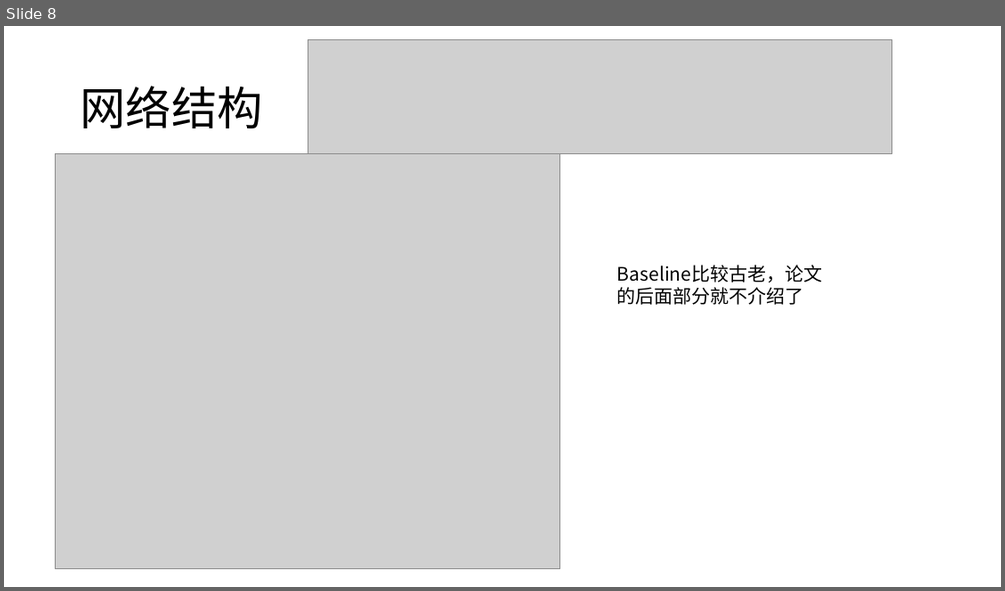
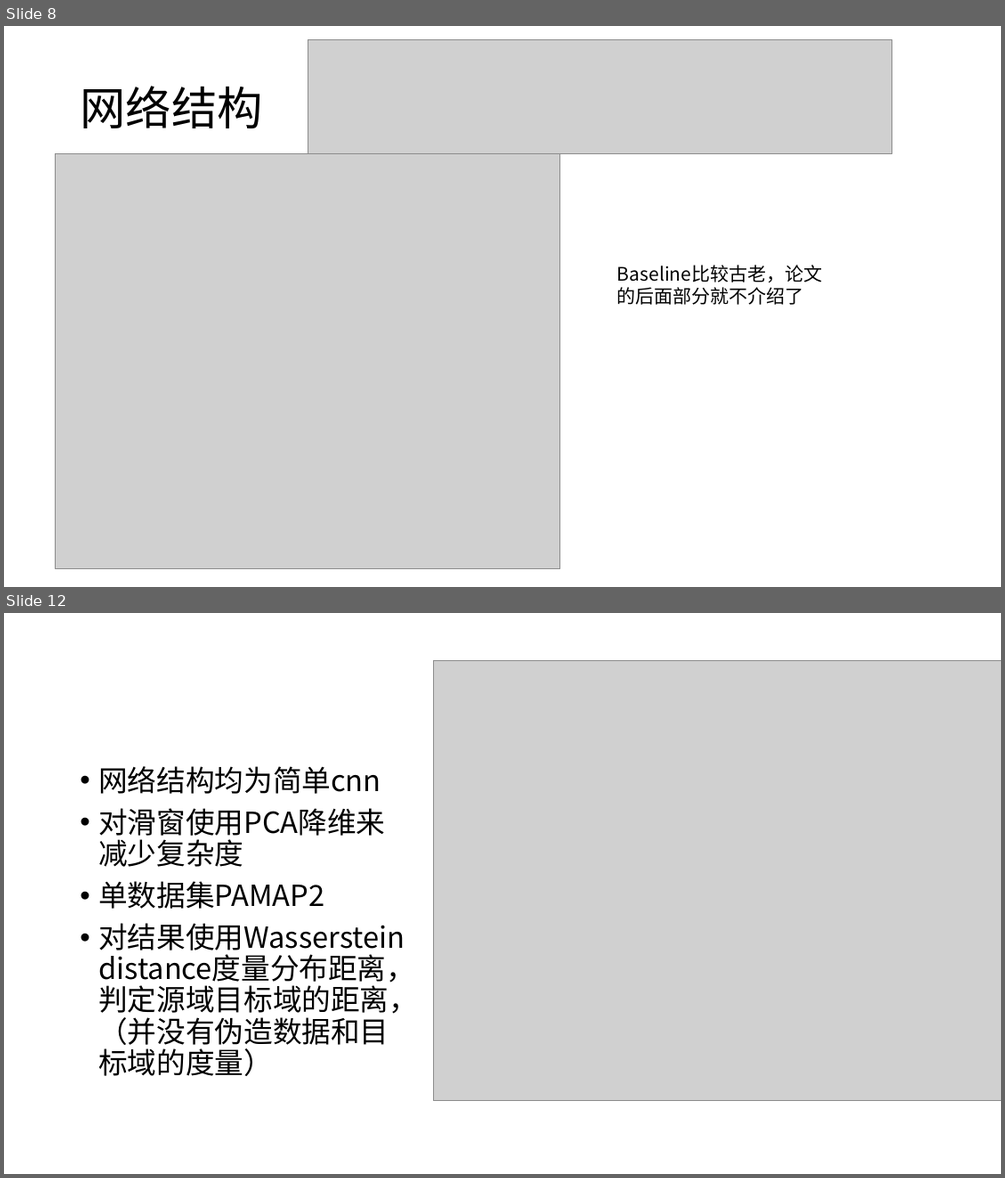
Before and after one commit to dundundundun5/python, a slide deck: literature_notes/ddnn-semi.pptx. Shown one above the other, each under a label of ours: slide 8 before the commit, slides 8 and 12 after it; the slides between them are not shown. The pictures are 1005x591 and 1005x1178 pixels, drawn with LibreOffice and Linux fonts; fonts in the diff are those of the drawing; grey boxes stand for pictures. Boxes give left, top, right and bottom in pixels: in the first picture for what was removed or moved away, otherwise in the second. Text is boxed around its words. In the diff, an @@ line names an element or a change of style, - is before the commit and + after.

```diff
--- a/literature_notes/ddnn-semi.pptx
+++ b/literature_notes/ddnn-semi.pptx
@@ slide 12 added at box(4, 613, 1001, 1174), background #FFFFFF @@
@@ picture added at box(433, 660, 1001, 1101) @@
@@ text added at box(98, 766, 418, 1076), 28 pt, text #000000 @@
+• 网络结构均为简单cnn
+• 对滑窗使用PCA降维来减少复杂度
+• 单数据集PAMAP2
+• 对结果使用Wasserstein distance度量分布距离，判定源域目标域的距离，（并没有伪造数据和目标域的度量）
```
Also in this commit, not shown: 13 other slides added.
